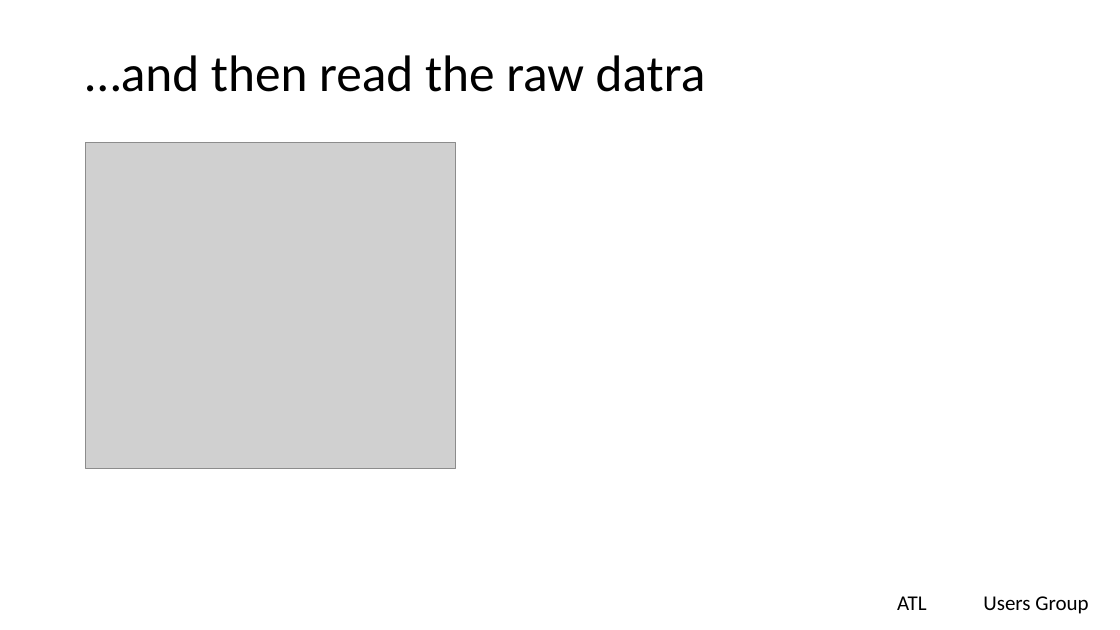
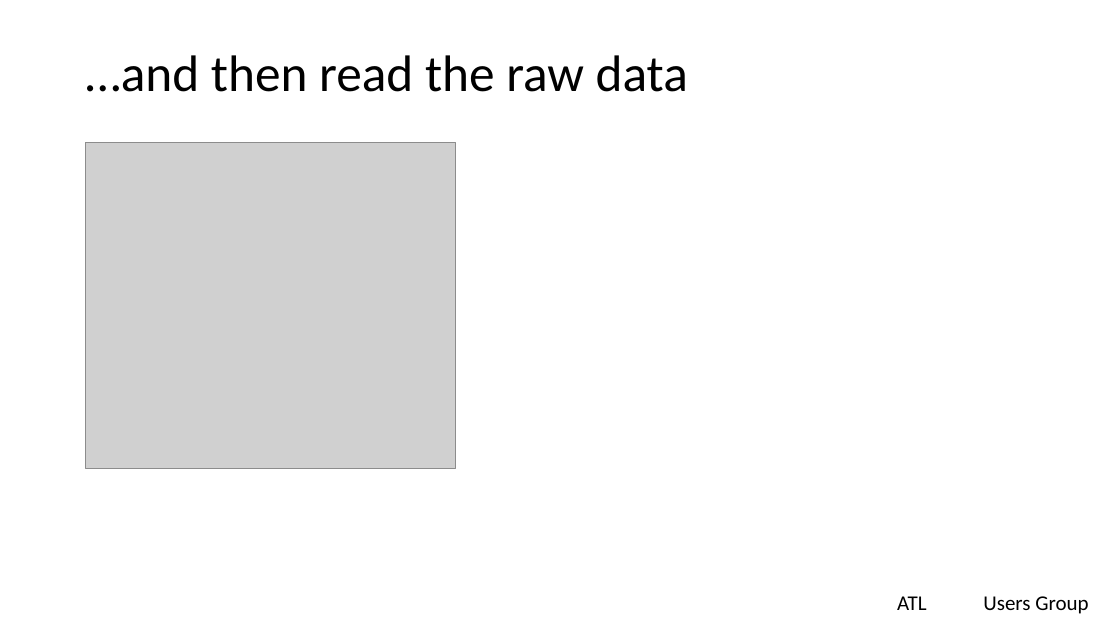
Before and after one commit to lgreski/tidycensus-vs-flatfiles, a slide deck: slide 9 of presentations/tidycensusVsFlatfiles.pptx. Drawn at 1120x630 pixels with LibreOffice and Linux fonts; fonts in the diff are those of the drawing; grey boxes stand for pictures; background and template pictures are left out. Boxes give left, top, right and bottom in pixels: in the first picture for what was removed or moved away, otherwise in the second. Text is boxed around its words. In the diff, an @@ line names an element or a change of style, - is before the commit and + after.

```diff
--- a/presentations/tidycensusVsFlatfiles.pptx
+++ b/presentations/tidycensusVsFlatfiles.pptx
@@ title at box(85, 55, 688, 92): text changed @@
-…and then read the raw datra
+…and then read the raw data
```
Also in this commit, not shown: 1 other slide changed, 6 slides added.
